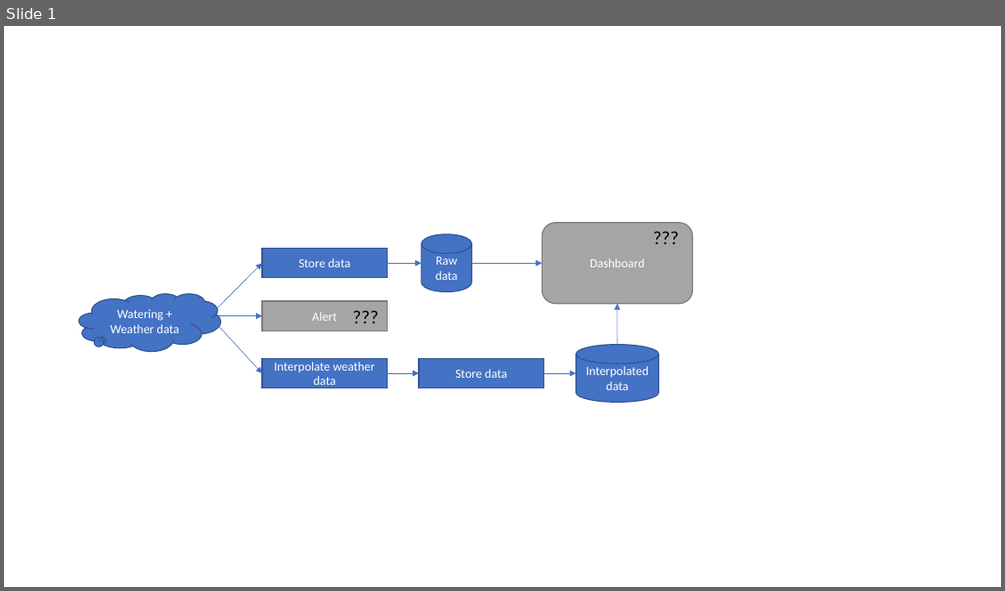
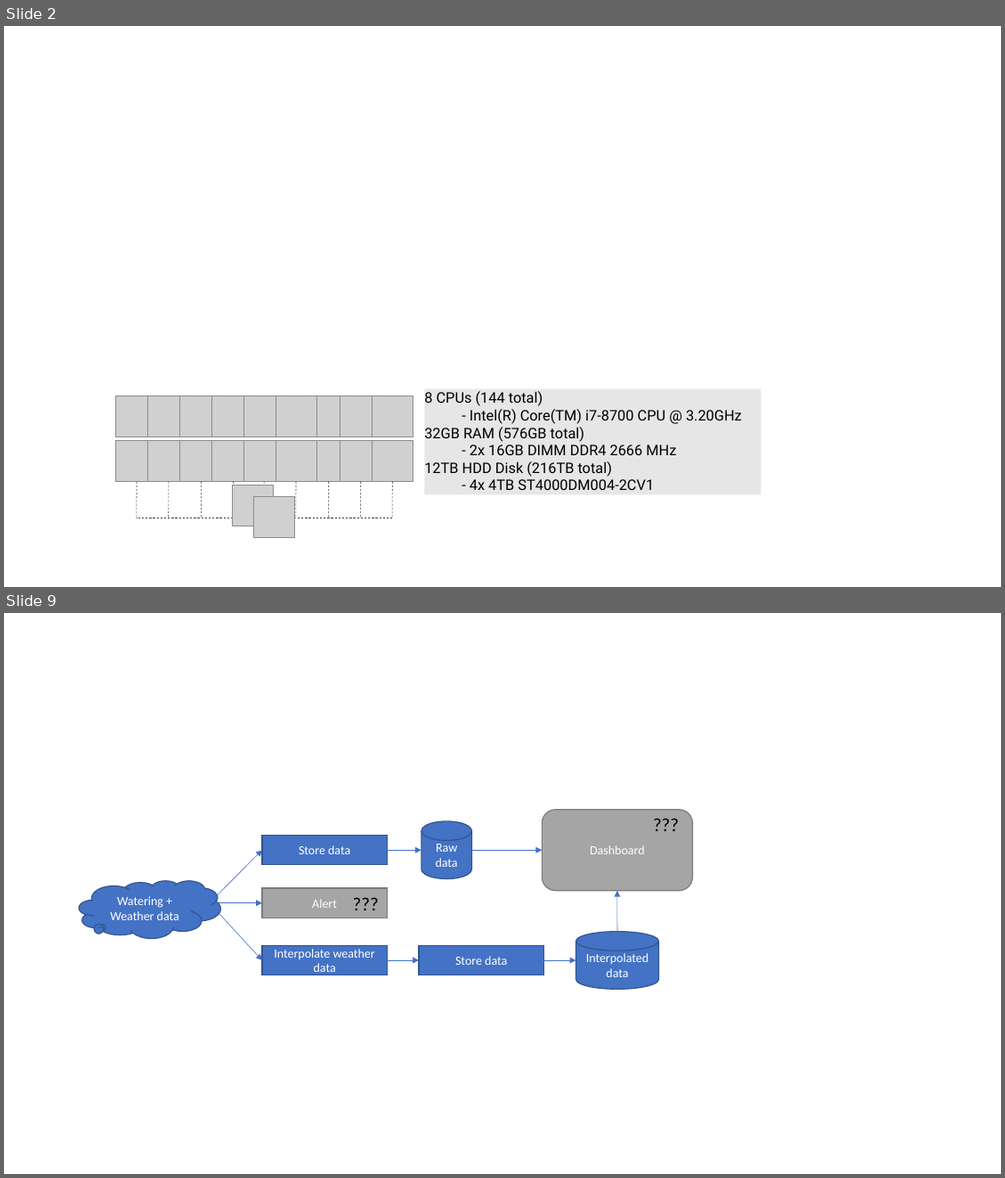
Before and after one commit to w4bo/teaching, a slide deck: imgsrc/figures.pptx. Shown one above the other, each under a label of ours: slide 1 before the commit, slides 2 and 9 after it; the slides between them are not shown. The pictures are 1005x591 and 1005x1178 pixels, drawn with LibreOffice and Linux fonts; fonts in the diff are those of the drawing; grey boxes stand for pictures. Boxes give left, top, right and bottom in pixels: in the first picture for what was removed or moved away, otherwise in the second. Text is boxed around its words. In the diff, an @@ line names an element or a change of style, - is before the commit and + after.

```diff
--- a/imgsrc/figures.pptx
+++ b/imgsrc/figures.pptx
@@ slide 2 added at [4,26,1001,587], background #FFFFFF @@
@@ picture added at [116,395,157,436] @@
@@ picture added at [148,395,189,436] @@
@@ picture added at [179,395,221,436] @@
@@ picture added at [212,395,253,436] @@
@@ picture added at [244,395,285,436] @@
@@ picture added at [276,395,317,436] @@
@@ picture added at [308,395,349,436] @@
@@ picture added at [340,395,380,436] @@
@@ picture added at [372,395,413,436] @@
@@ rectangle added at [424,389,760,494], fill #E7E6E6, 14 pt, text #000000 @@
+8 CPUs (144 total)
+  - Intel(R) Core(TM) i7-8700 CPU @ 3.20GHz
+32GB RAM (576GB total)
+  - 2x 16GB DIMM DDR4 2666 MHz
+12TB HDD Disk (216TB total)
+  - 4x 4TB ST4000DM004-2CV1
@@ picture added at [116,440,157,482] @@
@@ picture added at [148,440,189,482] @@
@@ picture added at [179,440,221,482] @@
@@ picture added at [212,440,253,482] @@
@@ picture added at [244,440,285,482] @@
@@ picture added at [276,440,317,482] @@
@@ picture added at [308,440,349,482] @@
@@ picture added at [340,440,380,482] @@
@@ picture added at [372,440,413,482] @@
@@ line added from (137, 482) to (137, 517), #3B3838 0.5 pt dashed @@
@@ line added from (169, 482) to (169, 517), #3B3838 0.5 pt dashed @@
@@ line added from (202, 482) to (202, 517), #3B3838 0.5 pt dashed @@
@@ rectangle added at [232,495,296,526], fill #FFFFFF at 50% opacity @@
@@ picture added at [232,485,273,526] @@
@@ line added from (234, 482) to (234, 517), #3B3838 0.5 pt dashed @@
@@ picture added at [253,496,294,538] @@
@@ line added from (264, 482) to (264, 517), #3B3838 0.5 pt dashed @@
@@ line added from (296, 482) to (296, 517), #3B3838 0.5 pt dashed @@
@@ line added from (329, 482) to (329, 517), #3B3838 0.5 pt dashed @@
@@ line added from (361, 482) to (361, 517), #3B3838 0.5 pt dashed @@
@@ line added from (392, 482) to (392, 517), #3B3838 0.5 pt dashed @@
@@ line added from (393, 517) to (137, 517), #3B3838 0.5 pt dashed @@
@@ what was slide 1 is now slide 9 @@
```
Also in this commit, not shown: 1 slide changed, 7 other slides added, 54 other files.
